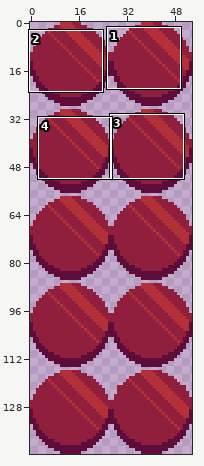
Two versions of one pixel-art file, arte/botao.aseprite. The first picture is a wide view before the edit; the outline marks the close-up.
Close-up. Old version:
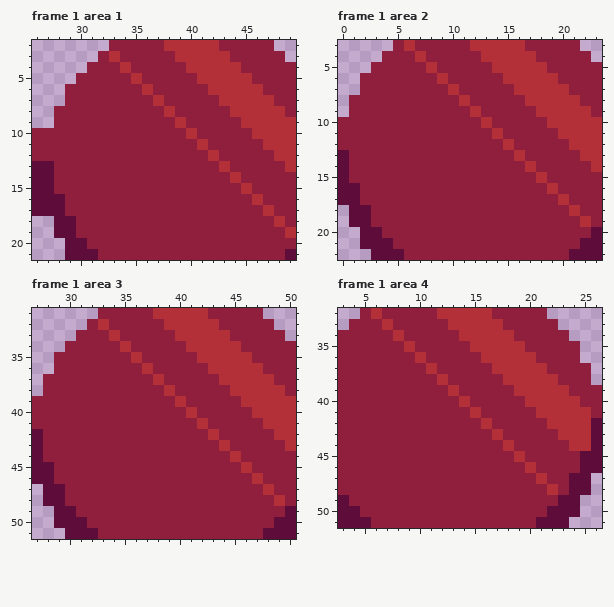
54x144 pixels, 2 frames. Shown: frame 1 area 1: x 26..49, y 2..21; frame 1 area 2: x 0..23, y 3..22; frame 1 area 3: x 27..50, y 31..51; frame 1 area 4: x 3..26, y 32..51. The commit also changed other frames or places, which this record leaves out.
After:
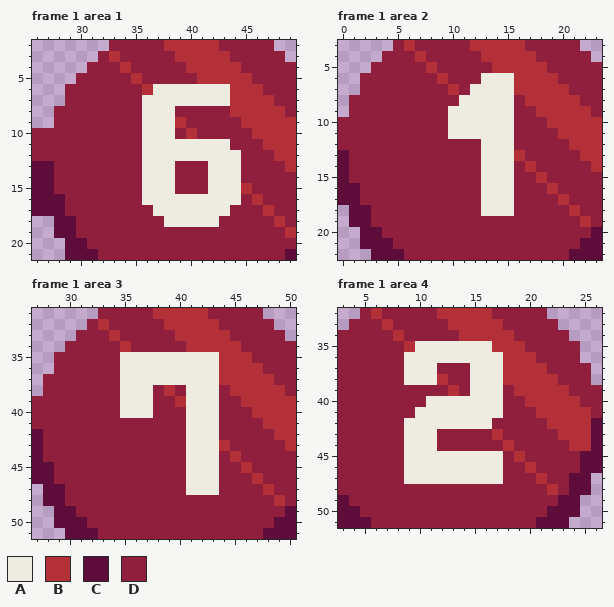
Palette (. is transparent): A #eeebe0  B #b33039  C #5e0c39  D #901f3d
Difference:
layer "numero" now shown
Changed rows in their new state; - is an unchanged pixel.
Frame 1 area 1, layer "numero":
first column x 36:
 6 -AAAAAAA-
 7 AAAAAAAA-
 8 AAA------
 9 AAA------
10 AAA------
11 AAAAAAAA-
12 AAAAAAAAA
13 AAA---AAA
14 AAA---AAA
15 AAA---AAA
16 AAAAAAAAA
17 -AAAAAAA-
18 --AAAAA--
Frame 1 area 2, layer "numero":
first column x 10:
 6 ---AAA
 7 --AAAA
 8 -AAAAA
 9 AAAAAA
10 AAAAAA
11 AAAAAA
12 ---AAA
13 ---AAA
14 ---AAA
15 ---AAA
16 ---AAA
17 ---AAA
18 ---AAA
Frame 1 area 3, layer "numero":
first column x 35:
35 AAAAAAAAA
36 AAAAAAAAA
37 AAAAAAAAA
38 AAA---AAA
39 AAA---AAA
40 AAA---AAA
41 ------AAA
42 ------AAA
43 ------AAA
44 ------AAA
45 ------AAA
46 ------AAA
47 ------AAA
Frame 1 area 4, layer "numero":
first column x 9:
35 -AAAAAAA-
36 AAAAAAAAA
37 AAA---AAA
38 AAA---AAA
39 ------AAA
40 --AAAAAAA
41 -AAAAAAAA
42 AAAAAAAA-
43 AAA------
44 AAA------
45 AAAAAAAAA
46 AAAAAAAAA
47 AAAAAAAAA
Where, in picture pixels (left, top, right, bottom), the same in both close-ups:
changed: (142, 84, 241, 227)
changed: (448, 73, 514, 216)
changed: (120, 352, 219, 495)
changed: (404, 341, 503, 484)
